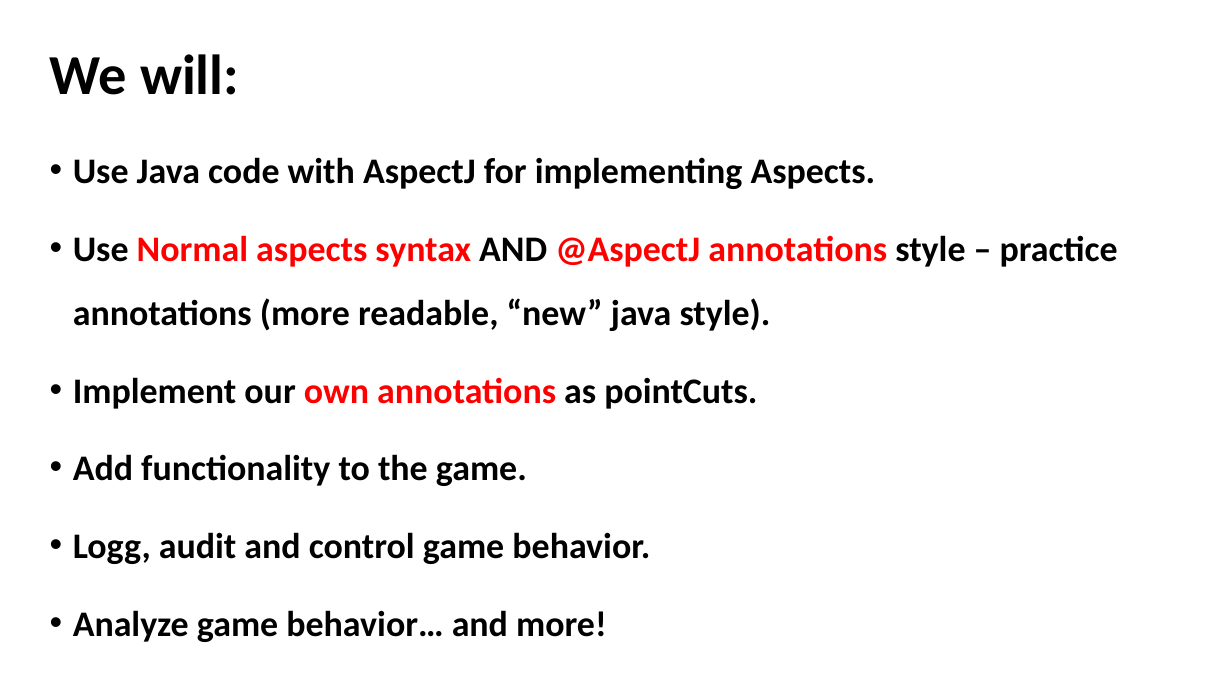
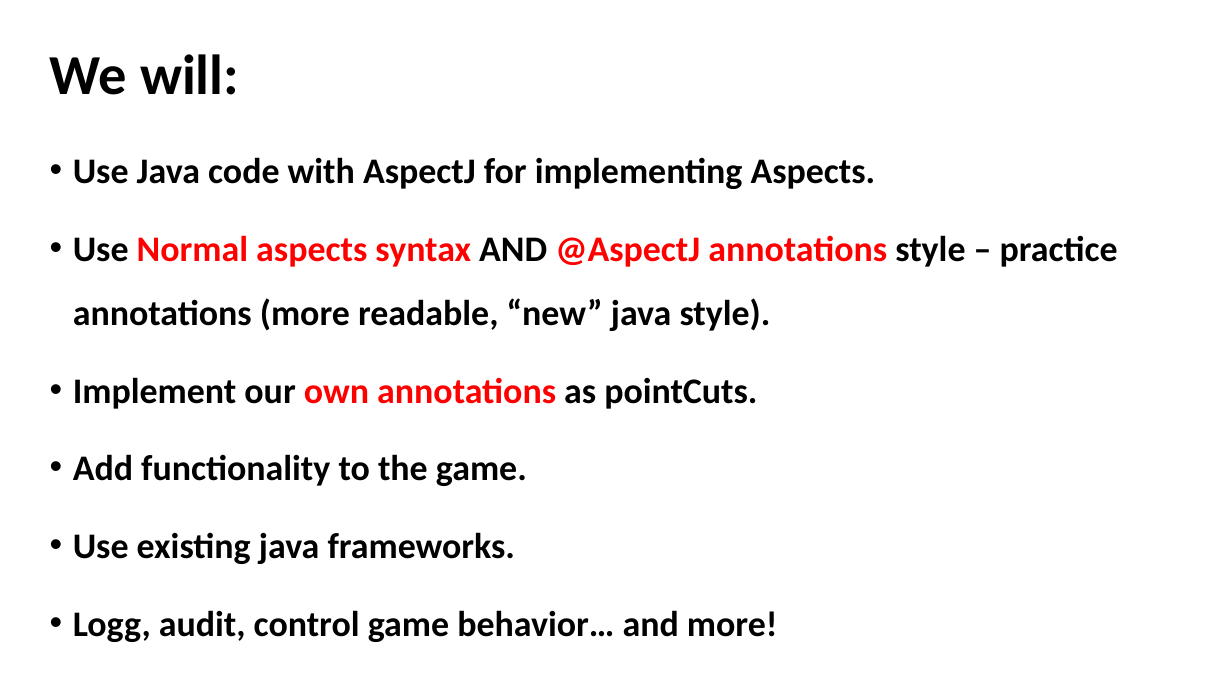
Before and after one commit to akotek/AOP, a slide deck: slide 2 of src/Final Project Presentation.pptx. Drawn at 1232x693 pixels with LibreOffice and Linux fonts; fonts in the diff are those of the drawing. Boxes give left, top, right and bottom in pixels: in the first picture for what was removed or moved away, otherwise in the second. Text is boxed around its words. In the diff, an @@ line names an element or a change of style, - is before the commit and + after.

```diff
--- a/src/Final Project Presentation.pptx
+++ b/src/Final Project Presentation.pptx
@@ text at [73,532,778,642]: text changed @@
-• Logg, audit and control game behavior.
-• Analyze game behavior… and more!
+• Use existing java frameworks.
+• Logg, audit, control game behavior… and more!
```
Also in this commit, not shown: 9 other slides changed, 9 slides added, 3 slides removed, 4 other files.
